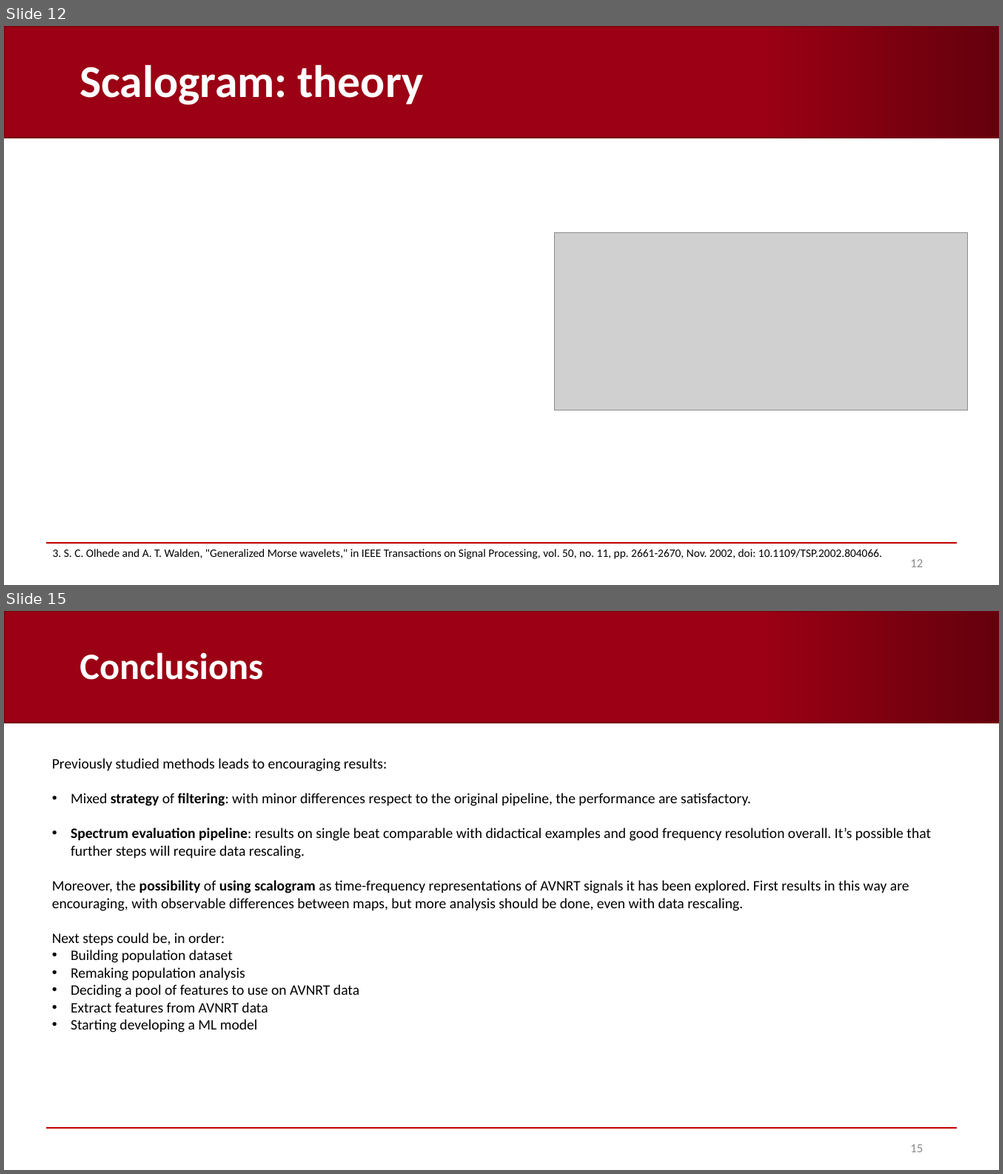
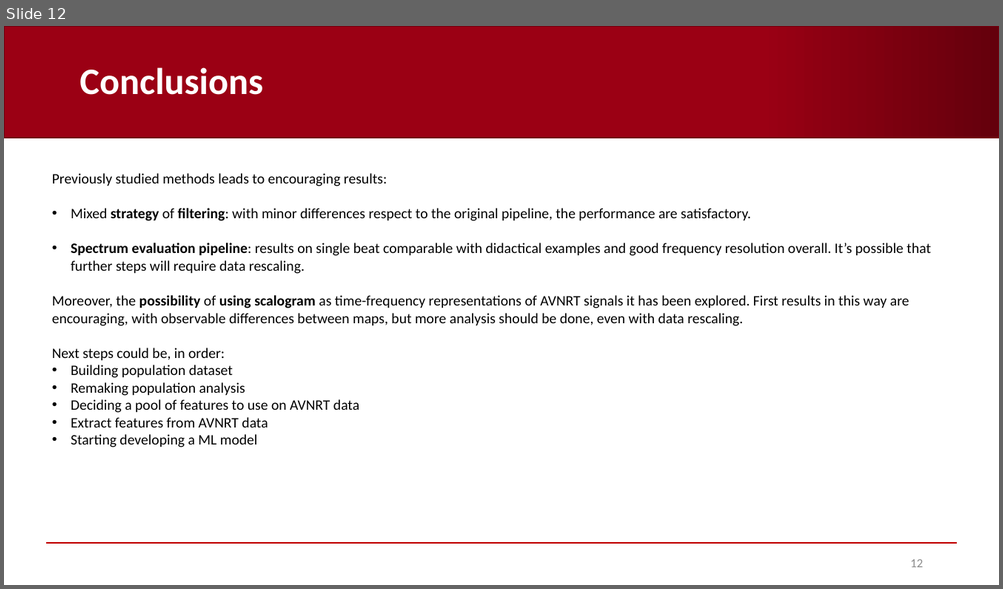
Before and after one commit to AndreaCorrado00/Tesi_magistrale_Corrado_Andrea, a slide deck: Documentation/4. Recap filters-spectrum-alignment .pptx. Shown one above the other, each under a label of ours: slides 12 and 15 before the commit, slide 12 after it; the slides between them are not shown. The pictures are 1003x1174 and 1003x589 pixels, drawn with LibreOffice and Linux fonts; fonts in the diff are those of the drawing; grey boxes stand for pictures; background and template pictures are left out. Boxes give left, top, right and bottom in pixels: in the first picture for what was removed or moved away, otherwise in the second. Text is boxed around its words. In the diff, an @@ line names an element or a change of style, - is before the commit and + after.

```diff
--- a/Documentation/4. Recap filters-spectrum-alignment .pptx
+++ b/Documentation/4. Recap filters-spectrum-alignment .pptx
@@ slide 12 removed at box(4, 26, 999, 585), background #FFFFFF; not listed: 2 template elements that a slide beside it also shows @@
@@ title removed at box(79, 64, 424, 105) @@
-Scalogram: theory
@@ picture removed at box(554, 233, 967, 411) @@
@@ text removed at box(53, 549, 882, 560) @@
-3. S. C. Olhede and A. T. Walden, "Generalized Morse wavelets," in IEEE Transactions on Signal Processing, vol. 50, no. 11, pp. 2661-2670, Nov. 2002, doi: 10.1109/TSP.2002.804066.
@@ page number removed at box(910, 560, 922, 568) @@
-12
@@ what was slide 15 is now slide 12 @@
@@ page number at box(910, 560, 922, 568): text changed @@
-15
+12
```
Also in this commit, not shown: 3 slides changed, 5 slides added, 7 other slides removed, 7 other files.
